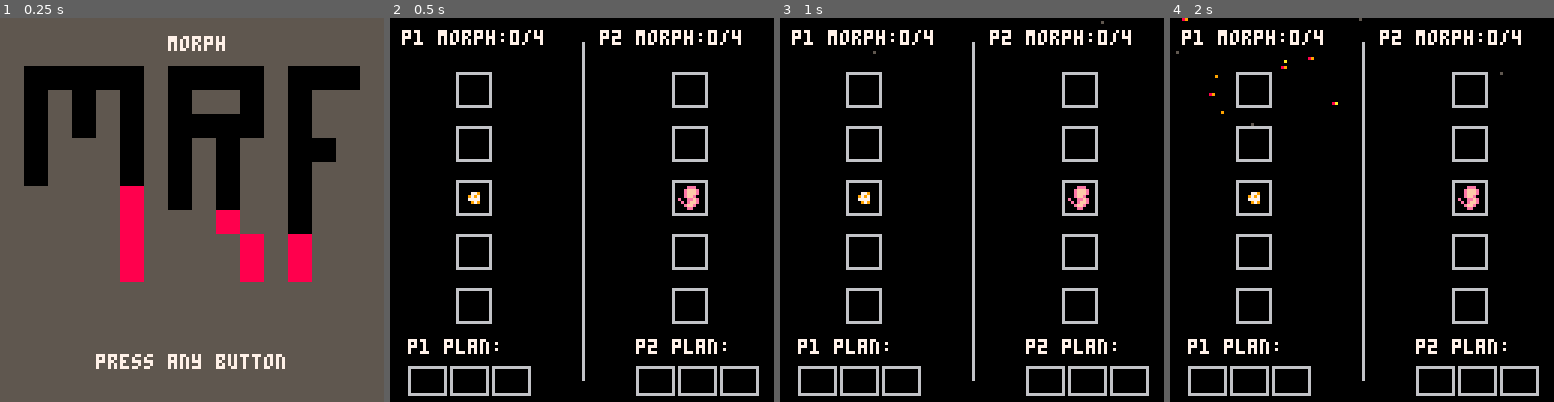
Above: before the commit, frames 1-4 (left to right).
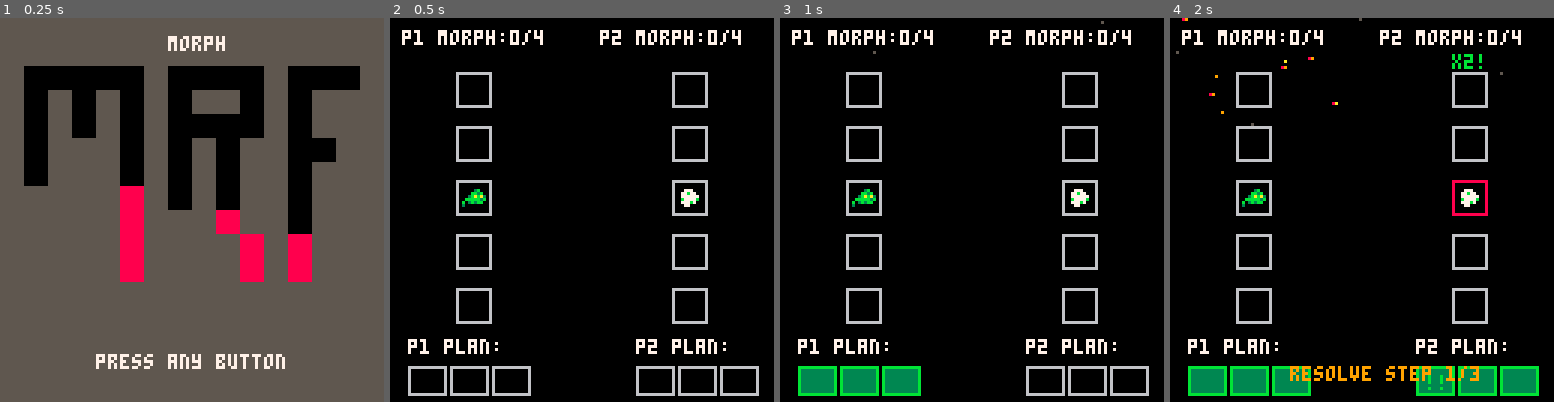
Above: after the commit, the same moments.

Repository: Marshy8/pico-8
Game: PICO-8 cartridge morph/morph.p8
Two runs of this game, one before a commit and one after it. Both use one fixed random seed, a clock stepped at 60 frames per second and the inputs below.
Inputs:
- Up to frame 1 (0.25 s): no input
- Up to frame 2 (0.5 s): tap X (X key) at 0.33 s
- Up to frame 3 (1 s): tap O (Z key) at 0.7 s
- Up to frame 4 (2 s): tap X (X key) at 1.07, 1.85 s; hold Right from 1.6 s (still down); tap O (Z key) at 1.7 s

Frame 1 is identical in both runs. In frame 2, 1.1% of the frame differs, in the area x 18-81%, y 6-95%; in frame 3, 3.5%; in frame 4, 6.7%, in the area x 4-97%, y 6-99%.

Commit message:
New changes

Diff:
--- a/morph/src/constants.lua
+++ b/morph/src/constants.lua
@@ -24,12 +24,20 @@
 ACTIONS_PER_ROUND=3
 
 -- animation timing (in frames)
-STEP_FRAMES=28 -- duration to play each action step
+STEP_FRAMES=40 -- longer so fireballs are visible
 PROJ_SPEED=4 -- pixels per frame for projectile
 
 -- damage / morph
 BASE_DAMAGE=1
+SP_ASCEND=63
 WIN_MORPHS=4
+
+-- projectile sprite pool (64-70)
+PROJ_POOL={64,65,66,67,68,69,70}
+
+-- character sets: each set is 4 sprites (base, morph1, morph2, morph3)
+-- starting at 1, 5, 9, 13
+CHAR_SETS={{1,2,3,4},{5,6,7,8},{9,10,11,12},{13,14,15,16}}
 
 -- buttons (ids are per PICO-8)
 BTN_LEFT=0
@@ -39,11 +47,11 @@
 BTN_O=4
 BTN_X=5
 
--- action ids
+-- actions
 ACT_UP=1
 ACT_DOWN=2
 ACT_ATK=3
-ACT_BLK=4
+ACT_BLUNDER=4
 
 -- state machine ids
 STATE_SPLASH=1
--- a/morph/src/effects.lua
+++ b/morph/src/effects.lua
@@ -3,6 +3,13 @@
 fx={} -- active foreground effects (projectiles, hits)
 shake_timer=0
 shake_mag=0
+flash_timer=0
+flash_color=7
+flash_is_double=false
+
+-- victory particle mode
+victory_active=false
+victory_side=nil -- 1 or 2
 
 -- background particle fields (ash + embers always active)
 bg_particles={}
@@ -32,18 +39,57 @@
 end
 
 function update_bg_particles()
-	-- intensity based on morph + round progression (more drastic per round)
-	local intensity=0
-	if g and g.p1 and g.p2 then
-		local morph_sum=g.p1.morph+g.p2.morph
-		intensity= morph_sum/(WIN_MORPHS*2) *0.8 + (g.round-1)*0.25
-		if intensity>1.5 then intensity=1.5 end
-	end
-	-- spawn ash and embers with separate probabilities, higher caps
-	local cap=200
-	if #bg_particles<cap then
-		if rnd()<min(0.9, 0.35+0.55*intensity) then spawn_ash(intensity) end
-		if rnd()<min(0.8, 0.15+0.50*intensity) then spawn_ember(intensity) end
+	if victory_active then
+		-- special particles: winning side white/pink rising, losing side fiery embers
+		-- for both win (side==3), whole screen white/pink rising
+		local win_left = (victory_side==1)
+		local both_win = (victory_side==3)
+		local win_min = both_win and 0 or (win_left and 0 or 64)
+		local win_max = both_win and 127 or (win_left and 63 or 127)
+		local lose_min = both_win and -1 or (win_left and 64 or 0)
+		local lose_max = both_win and -1 or (win_left and 127 or 63)
+		local cap=240
+		if #bg_particles<cap then
+			-- winning side stream upward
+			-- stronger stream on winning side
+			if rnd()<0.96 then
+				local p={}
+				p.x=win_min + rnd(win_max-win_min)
+				p.y=128
+				p.spd=-(1.2+rnd(1.0))
+				p.dx=rnd(0.2)-0.1
+				p.col=(rnd()<0.5) and 7 or 14 -- white or pink
+				p.type="victory"
+				p.life=flr(160/abs(p.spd))
+				add(bg_particles,p)
+			end
+			-- losing side embers downward (skip if both win)
+			if not both_win and rnd()<0.92 then
+				local p={}
+				p.x=lose_min + rnd(lose_max-lose_min)
+				p.y=-4
+				p.spd=1.0+rnd(1.0)
+				p.dx=rnd(0.3)-0.15
+				p.col=(rnd()<0.5) and 9 or 10
+				p.type="ember"
+				p.life=flr(140/p.spd)
+				add(bg_particles,p)
+			end
+		end
+	else
+		-- intensity based on morph + round progression (more drastic per round)
+		local intensity=0
+		if g and g.p1 and g.p2 then
+			local morph_sum=g.p1.morph+g.p2.morph
+			intensity= morph_sum/(WIN_MORPHS*2) *0.8 + (g.round-1)*0.25
+			if intensity>1.5 then intensity=1.5 end
+		end
+		-- spawn ash and embers with separate probabilities, higher caps
+		local cap=200
+		if #bg_particles<cap then
+			if rnd()<min(0.9, 0.35+0.55*intensity) then spawn_ash(intensity) end
+			if rnd()<min(0.8, 0.15+0.50*intensity) then spawn_ember(intensity) end
+		end
 	end
 	for i=#bg_particles,1,-1 do
 		local p=bg_particles[i]
@@ -58,17 +104,40 @@
 	for p in all(bg_particles) do
 		pset(p.x,p.y,p.col)
 		if p.type=="ember" and rnd()<0.4 then pset(p.x-1,p.y,8) end
-	end
-end
-
-function add_proj(x,y,dir)
-	add(fx,{t="proj",x=x,y=y,dir=dir,life=STEP_FRAMES,frame=0})
-end
-
-function add_hit(x,y)
+		if p.type=="victory" and rnd()<0.5 then pset(p.x+1,p.y,7) end
+	end
+end
+
+function add_proj(x,y,dir,owner,proj_spr)
+	add(fx,{t="proj",x=x,y=y,dir=dir,life=STEP_FRAMES,frame=0,owner=owner,proj_spr=proj_spr})
+end
+
+function add_sparkle(x,y)
+	-- tiny white/pink sparkle burst
+	add(fx,{t="spark",x=x,y=y,life=12,frame=0})
+end
+
+function start_victory_effect(side)
+	victory_active=true
+	victory_side=side
+	-- clear existing particles for stronger contrast
+	while #bg_particles>0 do deli(bg_particles,#bg_particles) end
+end
+
+function stop_victory_effect()
+	victory_active=false
+	victory_side=nil
+	-- clear victory particles; normal ash/embers will resume
+	while #bg_particles>0 do deli(bg_particles,#bg_particles) end
+end
+
+function add_hit(x,y,is_double_hit)
 	add(fx,{t="hit",x=x,y=y,life=16,frame=0})
-	shake_timer=6
-	shake_mag=2
+	shake_timer=is_double_hit and 10 or 6
+	shake_mag=is_double_hit and 3 or 2
+	flash_timer=is_double_hit and 12 or 3
+	flash_color=7 -- white flash on hit
+	flash_is_double=is_double_hit or false
 end
 
 function update_fx()
@@ -78,10 +147,27 @@
 		f.frame+=1
 		if f.t=="proj" then
 			f.x+=f.dir*PROJ_SPEED
+			-- collision check at target side (hit detection)
+			if f.owner==1 and f.x>=LANE_X_RIGHT-4 and f.x<=LANE_X_RIGHT+4 then
+				-- only hit if rows match this step
+				if g.p1.row==g.p2.row then
+					attack_hit(1)
+					f.life=0 -- despawn on hit or block
+				end
+			end
+			if f.owner==2 and f.x<=LANE_X_LEFT+4 and f.x>=LANE_X_LEFT-4 then
+				if g.p2.row==g.p1.row then
+					attack_hit(2)
+					f.life=0 -- despawn on hit or block
+				end
+			end
+			-- despawn only when completely off-screen
+			if f.x<-8 or f.x>136 then f.life=0 end
 		end
 		if f.life<=0 then deli(fx,i) end
 	end
 	if shake_timer>0 then shake_timer-=1 end
+	if flash_timer>0 then flash_timer-=1 end
 	update_bg_particles()
 end
 
@@ -102,9 +188,25 @@
 	draw_bg_particles()
 	for f in all(fx) do
 		if f.t=="proj" then
-			draw_projectile(f.x,f.y,f.frame)
+			draw_projectile(f.x,f.y,f.frame,f.proj_spr)
 		elseif f.t=="hit" then
 			draw_hit(f.x,f.y,f.frame)
-		end
-	end
-end
+		elseif f.t=="spark" then
+			local c = (f.frame%2==0) and 7 or 14
+			pset(f.x,f.y,c)
+			pset(f.x-1,f.y,c)
+			pset(f.x+1,f.y,c)
+			pset(f.x,f.y-1,c)
+			pset(f.x,f.y+1,c)
+			if rnd()<0.5 then pset(f.x-2,f.y,c) pset(f.x+2,f.y,c) end
+		end
+	end
+	-- screen flash on hit (alternating white/red for 2x hits)
+	if flash_timer>0 then
+		local col=flash_color
+		if flash_is_double and flash_timer%4<2 then
+			col=8 -- alternate to red
+		end
+		rectfill(0,0,127,127,col)
+	end
+end
--- a/morph/src/game.lua
+++ b/morph/src/game.lua
@@ -5,8 +5,13 @@
 	g.state=STATE_SPLASH
 	g.timer=0
 	g.round=0 -- will increment when planning starts
-	g.p1={row=3,morph=0,hp=1, was_hit=false, blocking=false, double_ready=false, double_active=false}
-	g.p2={row=3,morph=0,hp=1, was_hit=false, blocking=false, double_ready=false, double_active=false}
+	-- randomize character and projectile once per game
+	local p1_proj=PROJ_POOL[flr(rnd(#PROJ_POOL))+1]
+	local p2_proj=PROJ_POOL[flr(rnd(#PROJ_POOL))+1]
+	local p1_char=CHAR_SETS[flr(rnd(#CHAR_SETS))+1]
+	local p2_char=CHAR_SETS[flr(rnd(#CHAR_SETS))+1]
+	g.p1={row=3,morph=0,hp=1, was_hit=false, blundering=false, double_count=0, current_round_blunders=0, proj_spr=p1_proj, char_set=p1_char}
+	g.p2={row=3,morph=0,hp=1, was_hit=false, blundering=false, double_count=0, current_round_blunders=0, proj_spr=p2_proj, char_set=p2_char}
 	g.plan1={}
 	g.plan2={}
 	g.p1_plan_confirmed=false
@@ -26,43 +31,32 @@
 	g.p2_plan_confirmed=false
 	g.p1.was_hit=false
 	g.p2.was_hit=false
-	g.p1.blocking=false
-	g.p2.blocking=false
+	g.p1.blundering=false
+	g.p2.blundering=false
+	g.p1.current_round_blunders=0
+	g.p2.current_round_blunders=0
+	-- character and projectile stay the same for the whole match
 	g.state=STATE_PLAN_P1
 end
 
 local function consume_double_if_active(attacker)
-	if attacker.double_active then
-		attacker.double_active=false
-		return 2
+	local total_count = attacker.double_count + attacker.current_round_blunders
+	if total_count>0 then
+		local mult=2^total_count
+		attacker.double_count=0
+		attacker.current_round_blunders=0
+		return mult
 	end
 	return 1
-end
-
-local function prepare_double_for_next_round(p)
-	-- called at round end if player blocked at least once and was not hit
-	p.double_ready=true
-end
-
-local function begin_next_round_apply_double(g)
-	-- activate double for players who earned it last round
-	for p in all({g.p1,g.p2}) do
-		if p.double_ready then
-			p.double_ready=false
-			p.double_active=true
-		else
-			p.double_active=false
-		end
-	end
 end
 
 function begin_resolution(g)
 	g.state=STATE_RESOLVE
 	g.step_index=1
 	g.step_timer=STEP_FRAMES
-	g.p1.blocking=false
-	g.p2.blocking=false
-	begin_next_round_apply_double(g)
+	g.p1.blundering=false
+	g.p2.blundering=false
+	-- x2 is only gained from surviving blunder, no pre-round setup needed
 end
 
 local function perform_move(p, act)
@@ -71,39 +65,20 @@
 end
 
 local function will_attack(act) return act==ACT_ATK end
-local function will_block(act) return act==ACT_BLK end
+local function will_blunder(act) return act==ACT_BLUNDER end
 
 local function resolve_attacks(g, a1, a2)
-	-- set blocking flags for this step
-	g.p1.blocking = will_block(a1)
-	g.p2.blocking = will_block(a2)
-
-	-- if attacking, spawn projectile visuals
-	if will_attack(a1) then add_proj(LANE_X_LEFT, row_y(g.p1.row), 1) end
-	if will_attack(a2) then add_proj(LANE_X_RIGHT, row_y(g.p2.row), -1) end
-
-	-- check hits: attacks travel straight; if in same row this step, they connect
-	-- simultaneous resolution: both can hit in same step
-	if will_attack(a1) and g.p1.row==g.p2.row then
-		local mult=consume_double_if_active(g.p1)
-		if not g.p2.blocking then
-			g.p2.morph+=BASE_DAMAGE*mult
-			g.p2.was_hit=true
-			add_hit(LANE_X_RIGHT, row_y(g.p2.row))
-		else
-			-- blocked, no hit
-		end
-	end
-	if will_attack(a2) and g.p2.row==g.p1.row then
-		local mult=consume_double_if_active(g.p2)
-		if not g.p1.blocking then
-			g.p1.morph+=BASE_DAMAGE*mult
-			g.p1.was_hit=true
-			add_hit(LANE_X_LEFT, row_y(g.p1.row))
-		else
-			-- blocked, no hit
-		end
-	end
+	-- set blundering flags for this step
+	g.p1.blundering = will_blunder(a1)
+	g.p2.blundering = will_blunder(a2)
+
+	-- grant blunder stack immediately when blundering (before attacks resolve)
+	if g.p1.blundering then g.p1.current_round_blunders+=1 end
+	if g.p2.blundering then g.p2.current_round_blunders+=1 end
+
+	-- if attacking, spawn projectile visuals (hit handled by effects on collision)
+	if will_attack(a1) then add_proj(LANE_X_LEFT, row_y(g.p1.row), 1, 1, g.p1.proj_spr) end
+	if will_attack(a2) then add_proj(LANE_X_RIGHT, row_y(g.p2.row), -1, 2, g.p2.proj_spr) end
 end
 
 local function step_resolve(g)
@@ -117,14 +92,45 @@
 	resolve_attacks(g,a1,a2)
 end
 
+-- called by effects when a projectile collides
+function attack_hit(attacker)
+	-- attacker: 1 or 2
+	-- attacker gains morph on hit, defender takes damage marker
+	if attacker==1 then
+		local mult=consume_double_if_active(g.p1)
+		local morph_gain=BASE_DAMAGE*mult
+		local is_double=mult>1 or g.p2.blundering
+		-- if defender is blundering, double the morph gain
+		if g.p2.blundering then morph_gain=morph_gain*2 end
+		g.p1.morph=min(WIN_MORPHS, g.p1.morph+morph_gain)
+		g.p2.was_hit=true
+		add_hit(LANE_X_RIGHT, row_y(g.p2.row), is_double)
+	else
+		local mult=consume_double_if_active(g.p2)
+		local morph_gain=BASE_DAMAGE*mult
+		local is_double=mult>1 or g.p1.blundering
+		-- if defender is blundering, double the morph gain
+		if g.p1.blundering then morph_gain=morph_gain*2 end
+		g.p2.morph=min(WIN_MORPHS, g.p2.morph+morph_gain)
+		g.p1.was_hit=true
+		add_hit(LANE_X_LEFT, row_y(g.p1.row), is_double)
+	end
+end
+
 local function after_round_check_double(g)
-	-- if player used block at least once and was not hit during the whole round, they earn double next round
-	local p1_blocked=false
-	local p2_blocked=false
-	for i=1,#g.plan1 do if g.plan1[i]==ACT_BLK then p1_blocked=true break end end
-	for i=1,#g.plan2 do if g.plan2[i]==ACT_BLK then p2_blocked=true break end end
-	if p1_blocked and not g.p1.was_hit then prepare_double_for_next_round(g.p1) end
-	if p2_blocked and not g.p2.was_hit then prepare_double_for_next_round(g.p2) end
+	-- consolidate current round blunders into permanent stack if survived
+	if not g.p1.was_hit then
+		g.p1.double_count=g.p1.double_count+g.p1.current_round_blunders
+	else
+		-- lose all stacks on hit
+		g.p1.double_count=0
+	end
+	if not g.p2.was_hit then
+		g.p2.double_count=g.p2.double_count+g.p2.current_round_blunders
+	else
+		-- lose all stacks on hit
+		g.p2.double_count=0
+	end
 end
 
 function update_resolution(g)
@@ -136,8 +142,11 @@
 	if g.step_timer<=0 then
 		g.step_index+=1
 		if g.p1.morph>=WIN_MORPHS or g.p2.morph>=WIN_MORPHS then
-			g.winner=(g.p1.morph>=WIN_MORPHS) and 1 or 2
-			g.state=STATE_GAME_OVER
+			-- both can win if they both reach WIN_MORPHS
+			local p1_wins = g.p1.morph>=WIN_MORPHS
+			local p2_wins = g.p2.morph>=WIN_MORPHS
+			local w = (p1_wins and p2_wins) and 3 or (p1_wins and 1 or 2)
+			begin_game_over(g,w)
 			return
 		end
 		if g.step_index>ACTIONS_PER_ROUND then
@@ -147,8 +156,54 @@
 			g.timer=30
 		else
 			g.step_timer=STEP_FRAMES
-			g.p1.blocking=false
-			g.p2.blocking=false
+			g.p1.blundering=false
+			g.p2.blundering=false
 		end
 	end
 end
+
+-- victory animation state
+function begin_game_over(g, winner)
+	g.winner=winner
+	g.state=STATE_GAME_OVER
+	-- setup ascend/sink offsets
+	g.victory={
+		side=winner,
+		t=0,
+		phase=0, -- 0: flicker, 1: ascend/sink
+		win_y_offset=0,
+		lose_y_offset=0,
+		finished=false
+	}
+	start_victory_effect(winner)
+end
+
+function update_game_over(g)
+	if not g.victory or g.victory.finished then return end
+	g.victory.t+=1
+	-- after 0.5s (~15 frames), switch to ascend phase
+	if g.victory.phase==0 and g.victory.t>=15 then
+		g.victory.phase=1
+		g.victory.t=0
+	end
+	if g.victory.phase==1 then
+		-- winner ascends up, loser sinks down at same speed
+		local spd=2
+		g.victory.win_y_offset = g.victory.win_y_offset + spd
+		g.victory.lose_y_offset = g.victory.lose_y_offset + spd
+		-- finish when soul reaches top of screen
+		local base_y = (g.victory.side==1) and row_y(g.p1.row) or row_y(g.p2.row)
+		-- top-left y of soul sprite as drawn in render
+		local top_y = base_y-4 - g.victory.win_y_offset
+		-- ensure entire 8px sprite is off-screen; go further to bypass platform clamping
+		local loser_base_y = (g.victory.side==1) and row_y(g.p2.row) or row_y(g.p1.row)
+		local loser_y = loser_base_y + g.victory.lose_y_offset
+		-- for both win, only check if souls are off top (no loser)
+		local finish_cond = (g.victory.side==3) and (top_y<=-20) or (top_y<=-20 and loser_y>=136)
+		if finish_cond then
+			-- stop any screen shake to avoid visual clamping artifacts
+			shake_timer=0
+			g.victory.finished=true
+		end
+	end
+end
--- a/morph/src/input.lua
+++ b/morph/src/input.lua
@@ -8,12 +8,17 @@
 	local down=btnp(BTN_DOWN,0)
 	local left=btnp(BTN_LEFT,0)
 	local right=btnp(BTN_RIGHT,0)
-	local forward = (player==1) and right or left
-	local back    = (player==1) and left  or right
+	-- explicit mapping: left=blunder for p1, attack for p2; right=attack for p1, blunder for p2
 	if up then return ACT_UP end
 	if down then return ACT_DOWN end
-	if forward then return ACT_ATK end
-	if back then return ACT_BLK end
+	if player==1 then
+		if left then return ACT_BLUNDER end
+		if right then return ACT_ATK end
+	else
+		-- player 2: facing left, so left=attack, right=blunder
+		if left then return ACT_ATK end
+		if right then return ACT_BLUNDER end
+	end
 	return nil
 end
 
@@ -36,7 +41,7 @@
 end
 
 function push_plan(plan, act)
-	if act and #plan < ACTIONS_PER_ROUND and not violates_triple(plan, act) then
+	if act and #plan < ACTIONS_PER_ROUND then
 		add(plan, act)
 	end
 end
@@ -48,11 +53,3 @@
 function clear_plan(plan)
 	while #plan>0 do deli(plan,#plan) end
 end
-
-function push_plan(plan, act)
-	if act and #plan < ACTIONS_PER_ROUND then add(plan, act) end
-end
-
-function pop_plan(plan)
-	if #plan>0 then deli(plan, #plan) end
-end
--- a/morph/src/main.lua
+++ b/morph/src/main.lua
@@ -18,8 +18,8 @@
 		local a=read_plan_input_for(1)
 		if a and #g.plan1 < ACTIONS_PER_ROUND then push_plan(g.plan1,a) end
 		if plan_redo_pressed() then clear_plan(g.plan1) end
-		-- require confirm to advance after exactly filled
-		if #g.plan1==ACTIONS_PER_ROUND and plan_confirm_pressed() then
+		-- allow confirm anytime; missing steps will be no-ops
+		if plan_confirm_pressed() then
 			g.p1_plan_confirmed=true
 			g.state=STATE_PLAN_P2
 		end
@@ -27,7 +27,7 @@
 		local a=read_plan_input_for(2)
 		if a and #g.plan2 < ACTIONS_PER_ROUND then push_plan(g.plan2,a) end
 		if plan_redo_pressed() then clear_plan(g.plan2) end
-		if #g.plan2==ACTIONS_PER_ROUND and plan_confirm_pressed() then
+		if plan_confirm_pressed() then
 			g.p2_plan_confirmed=true
 			begin_resolution(g)
 		end
@@ -54,7 +54,9 @@
 		g.timer-=1
 		if g.timer<=0 then start_planning(g) end
 	elseif g.state==STATE_GAME_OVER then
-		if anybtnp() then
+		update_game_over(g)
+		if anybtnp() and g.victory and g.victory.finished then
+			stop_victory_effect()
 			g=new_game()
 			start_planning(g)
 		end
@@ -85,9 +87,13 @@
 		draw_confirm_popup(g,2)
 		if g.state==STATE_RESOLVE then draw_resolution_banner(g) end
 	elseif g.state==STATE_GAME_OVER then
-		local msg=(g.winner==1 and "p1 ascends!" or "p2 ascends!")
-		print(msg,40,60,10)
-		print("press any button",34,72,7)
+		draw_players(g)
+		draw_fx()
+		local msg=(g.winner==3 and "both ascend!" or (g.winner==1 and "p1 ascends!" or "p2 ascends!"))
+		print(msg,40,12,10)
+		if g.victory and g.victory.finished then
+			print("press any button",34,108,7)
+		end
 	end
 	camera()
 end
--- a/morph/src/render.lua
+++ b/morph/src/render.lua
@@ -19,16 +19,73 @@
 		rect(l1x0,y0,l1x1,y1,6)
 		rect(r1x0,y0,r1x1,y1,6)
 	end
-	-- center divider
-	line(64,8,64,120,6)
 end
 
 function draw_players(g)
-	draw_player(LANE_X_LEFT, row_y(g.p1.row), 1, g.p1.morph)
-	if g.p1.blocking then draw_block(LANE_X_LEFT, row_y(g.p1.row)) end
+	-- game over animation: winner ascends, loser sinks
+	if g.state==STATE_GAME_OVER and g.victory then
+		local win=g.victory.side
+		local win_off=g.victory.win_y_offset or 0
+		local lose_off=g.victory.lose_y_offset or 0
+		local p1y=row_y(g.p1.row)
+		local p2y=row_y(g.p2.row)
+		-- phase 0: brief flicker cycling winner's morph sprites
+		if g.victory.phase==0 then
+			local frame=(time()*30)%8
+			local spr_id=SP_ASCEND -- base soul sprite
+			-- occasionally flash between soul and player sprite to imply "any of them"
+			local use_player_spr = frame<4
+			if win==3 then
+				-- both win: both flicker
+				if use_player_spr then draw_player(LANE_X_LEFT, p1y, 1, g.p1.morph, g.p1.char_set) else spr(SP_ASCEND, LANE_X_LEFT-4, p1y-4, 1, 1, false, false) end
+				if use_player_spr then draw_player(LANE_X_RIGHT, p2y, 2, g.p2.morph, g.p2.char_set) else spr(SP_ASCEND, LANE_X_RIGHT-4, p2y-4, 1, 1, true, false) end
+			elseif win==1 then
+				if use_player_spr then draw_player(LANE_X_LEFT, p1y, 1, g.p1.morph, g.p1.char_set) else spr(SP_ASCEND, LANE_X_LEFT-4, p1y-4, 1, 1, false, false) end
+				-- loser idle
+				draw_player(LANE_X_RIGHT, p2y, 2, g.p2.morph, g.p2.char_set)
+			else
+				if use_player_spr then draw_player(LANE_X_RIGHT, p2y, 2, g.p2.morph, g.p2.char_set) else spr(SP_ASCEND, LANE_X_RIGHT-4, p2y-4, 1, 1, true, false) end
+				-- loser idle
+				draw_player(LANE_X_LEFT, p1y, 1, g.p1.morph, g.p1.char_set)
+			end
+		else
+			-- phase 1: winner ascends using sprite 63 (soul), loser sinks
+			-- add a small down-then-up arc at the start of phase 1
+			local dip=0
+			if g.victory.t<8 then dip=-(g.victory.t) end -- small downward dip first
+			local soul_y_left = p1y-4 - (win_off+dip)
+			local soul_y_right = p2y-4 - (win_off+dip)
+			if win==3 then
+				-- both win: both ascend
+				if soul_y_left>-8 then spr(SP_ASCEND, LANE_X_LEFT-4, soul_y_left, 1, 1, false, false) end
+				if soul_y_right>-8 then spr(SP_ASCEND, LANE_X_RIGHT-4, soul_y_right, 1, 1, true, false) end
+			elseif win==1 then
+				-- only draw soul if still on-screen
+				if soul_y_left>-8 then spr(SP_ASCEND, LANE_X_LEFT-4, soul_y_left, 1, 1, false, false) end
+				-- loser sinks (stop drawing once fully off-screen)
+				local ly = p2y + lose_off
+				if ly<136 then draw_player(LANE_X_RIGHT, ly, 2, g.p2.morph, g.p2.char_set) end
+			else
+				if soul_y_right>-8 then spr(SP_ASCEND, LANE_X_RIGHT-4, soul_y_right, 1, 1, true, false) end
+				-- loser sinks (stop drawing once fully off-screen)
+				local ly = p1y + lose_off
+				if ly<136 then draw_player(LANE_X_LEFT, ly, 1, g.p1.morph, g.p1.char_set) end
+			end
+		end
+		return
+	end
 
-	draw_player(LANE_X_RIGHT, row_y(g.p2.row), 2, g.p2.morph)
-	if g.p2.blocking then draw_block(LANE_X_RIGHT, row_y(g.p2.row)) end
+	-- normal states: show blunder red outline and players
+	if g.p1.blundering then
+		local y=row_y(g.p1.row)
+		rect(LANE_X_LEFT-CELL_W/2,y-CELL_H/2,LANE_X_LEFT+CELL_W/2-1,y+CELL_H/2-1,8)
+	end
+	if g.p2.blundering then
+		local y=row_y(g.p2.row)
+		rect(LANE_X_RIGHT-CELL_W/2,y-CELL_H/2,LANE_X_RIGHT+CELL_W/2-1,y+CELL_H/2-1,8)
+	end
+	draw_player(LANE_X_LEFT, row_y(g.p1.row), 1, g.p1.morph, g.p1.char_set)
+	draw_player(LANE_X_RIGHT, row_y(g.p2.row), 2, g.p2.morph, g.p2.char_set)
 end
 
 function draw_hud(g)
@@ -37,11 +94,11 @@
 	print("p1 morph:"..g.p1.morph.."/"..WIN_MORPHS,4,4,7)
 	rectfill(68,2,126,10,0)
 	print("p2 morph:"..g.p2.morph.."/"..WIN_MORPHS,70,4,7)
-	-- charge indicators (next round double)
-	if g.p1.double_ready then print("x2 next",4,12,10) end
-	if g.p2.double_ready then print("x2 next",98,12,10) end
-	if g.p1.double_active then print("x2!",30,12,11) end
-	if g.p2.double_active then print("x2!",94,12,11) end
+	-- charge indicators (show total including current round: 2, 4, 8, 16...)
+	local p1_total = g.p1.double_count + g.p1.current_round_blunders
+	local p2_total = g.p2.double_count + g.p2.current_round_blunders
+	if p1_total>0 then print("x"..(2^p1_total).."!",22,12,11) end
+	if p2_total>0 then print("x"..(2^p2_total).."!",94,12,11) end
 end
 
 function draw_plan_ui(g,who)
@@ -87,7 +144,7 @@
 	if a==ACT_UP then return "^" end
 	if a==ACT_DOWN then return "v" end
 	if a==ACT_ATK then return who==1 and ">" or "<" end
-	if a==ACT_BLK then return "[]" end
+	if a==ACT_BLUNDER then return "!!" end
 	return "?"
 end
 
--- a/morph/src/sprites.lua
+++ b/morph/src/sprites.lua
@@ -10,21 +10,23 @@
 -- 7: p2 morph 2
 -- 8: p2 morph 4 (ascend)
 -- 32..35: projectile frames (beam/bolt)
--- 48: block/charge effect (shield)
+-- 128: block/charge effect (shield)
 -- 96..99: hit burst / morph-up effect (moved to avoid p2 overlap)
 
 SP_P1={1,2,3,4,5}
 SP_P2={5,6,7,8,9} -- if these are blank, we'll auto-flip SP_P1 for side 2
-SP_PROJ={32,33,34,35}
-SP_BLOCK=48
+-- fireball sprite index
+SP_PROJ={64}
+SP_BLOCK=128
 SP_HIT={96,97,98,99}
 
 -- safe draw wrappers: if sprite is blank, fallback to shapes
-function draw_player(x,y,side,morph)
-	-- use P1 sprites for player 1, P2 sprites for player 2
+function draw_player(x,y,side,morph,char_set)
+	-- use assigned character set for this player
 	-- player 2 is always flipped horizontally
-	local set = (side==1) and SP_P1 or SP_P2
-	local mi = mid(1, morph+1, #set)
+	local set = char_set or ((side==1) and SP_P1 or SP_P2)
+	-- cap to 4 pre-ascend sprites
+	local mi = mid(1, morph+1, min(4, #set))
 	local idx = set[mi]
 	if idx~=nil then
 		spr(idx, x-4, y-4, 1, 1, side==2, false)
@@ -37,16 +39,16 @@
 -- deprecated cropped draw (kept for reference): using full 8x8 now
 -- function draw_player6(...) end
 
-function draw_block(x,y)
+function draw_block(x,y,side)
 	if SP_BLOCK and SP_BLOCK>0 then
-		spr(SP_BLOCK,x-4,y-4)
+		spr(SP_BLOCK,x-4,y-4,1,1,side==2,false)
 	else
 		circ(x,y,6,11)
 	end
 end
 
-function draw_projectile(x,y,frame)
-	local idx=SP_PROJ[(frame%#SP_PROJ)+1]
+function draw_projectile(x,y,frame,proj_spr)
+	local idx=proj_spr or SP_PROJ[(frame%#SP_PROJ)+1]
 	if idx and idx>0 then
 		spr(idx,x-4,y-4)
 	else
Not shown, changed: 40 lines of the sprite sheet (__gfx__) section of morph/morph.p8
Not shown, changed: the sound effects (__sfx__) section of morph/morph.p8
